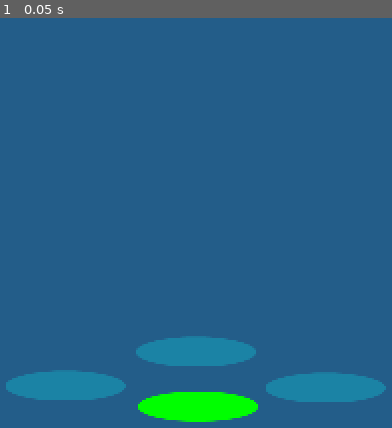
Above: before the commit, frame 1.
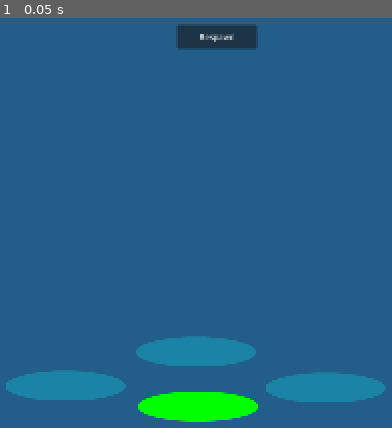
Above: after the commit, the same moment.

Repository: uplord/game-uplord
Game: Godot game, scene res://Stages/TestTown/Scenes/Scene1.tscn
The game is run twice, just before and just after one commit, with the same random seed, the same clock (stepped at 60 frames per second) and the same inputs. This scene is started directly instead of the project's main scene.
Inputs:
- Up to frame 1 (0.05 s): no input

The runs differ from the first frame. In frame 1, 1.3% of the frame differs, in the area x 44-66%, y 1-8%.
Error before the commit: Invalid access to property or key 'server_lost' on a base object of type 'Nil'. (res://Utilities/Game/GameManager/GameManager.gd:13)

Commit message:
feat: save progress

Diff:
--- a/Entities/Player/Player.gd
+++ b/Entities/Player/Player.gd
@@ -45,6 +45,12 @@
 		# ✅ only flip when actually moving
 		if abs(velocity.x) > 5:
 			body.scale.x = 1 if velocity.x < 0 else -1
+
+		ServerManager.send_to_server({
+			"type": "c_move_player",
+			"position": velocity,
+			"direction": body.scale.x,
+		})
 	else:
 		velocity = Vector2.ZERO
 
@@ -53,27 +59,14 @@
 	velocity = Vector2.ZERO
 	has_target = false
 
+func get_direction():
+	return body.scale.x
 
 # -------------------------
 # RESPawn FIXED
 # -------------------------
 func respawn(spawn_position: Vector2):
-	movement_enabled = false
-	spawn_protection = true
-
 	global_position = spawn_position
-	stop_movement()
-
-	set_facing(Vector2(1, 0)) # force LEFT on respawn
-
-	lock_teleport()
-
-	await get_tree().create_timer(0.2).timeout
-
-	spawn_protection = false
-	unlock_teleport()
-	movement_enabled = true
-
 
 # -------------------------
 # TELEPORT CONTROL
--- /dev/null
+++ b/Entities/RemotePlayer/RemotePlayer.gd
@@ -0,0 +1,6 @@
+extends Node2D
+
+@onready var body = $Model/Body
+
+func _ready():
+	pass
--- /dev/null
+++ b/Entities/RemotePlayer/RemotePlayer.tscn
@@ -0,0 +1,16 @@
+[gd_scene format=3 uid="uid://dcvpvvfno2yyb"]
+
+[ext_resource type="Script" uid="uid://cee2qvkd2ut01" path="res://Entities/RemotePlayer/RemotePlayer.gd" id="1_xx3ee"]
+[ext_resource type="Texture2D" uid="uid://cg5dbrs73ahlg" path="res://Entities/Items/Classes/Temp/Art/armour.png" id="2_lkt0a"]
+
+[node name="Player" type="Node2D" unique_id=2069247346]
+script = ExtResource("1_xx3ee")
+
+[node name="Model" type="Node2D" parent="." unique_id=1385571394]
+scale = Vector2(0.25, 0.25)
+
+[node name="Body" type="Node2D" parent="Model" unique_id=1281244017]
+
+[node name="Armour" type="Sprite2D" parent="Model/Body" unique_id=1413598600]
+texture = ExtResource("2_lkt0a")
+offset = Vector2(0, -677)
--- a/Entities/Teleports/Teleport/Teleport.gd
+++ b/Entities/Teleports/Teleport/Teleport.gd
@@ -22,10 +22,11 @@
 		dir = Vector2.LEFT
 
 	get_tree().create_timer(0.0).timeout.connect(func():
-		SceneManager.teleport_player(
-			target_stage,
-			target_scene,
-			target_teleport,
-			dir
-		)
+		print("teleport_player")
+		#SceneManager.teleport_player(
+			#target_stage,
+			#target_scene,
+			#target_teleport,
+			#dir
+		#)
 	)
--- a/Stages/ConfigRoom/Scenes/Scene1.tscn
+++ b/Stages/ConfigRoom/Scenes/Scene1.tscn
@@ -21,8 +21,6 @@
 target_stage = "StarterTown"
 target_scene = "Scene1"
 
-[node name="Player" type="Node2D" parent="." unique_id=1604061505]
-
 [node name="Button" type="Button" parent="." unique_id=317524561]
 custom_minimum_size = Vector2(120, 48)
 offset_left = 1180.0
--- a/Stages/StarterTown/Scenes/Scene1.tscn
+++ b/Stages/StarterTown/Scenes/Scene1.tscn
@@ -33,5 +33,3 @@
 [node name="Teleport3" parent="Teleports" unique_id=2092888474 instance=ExtResource("3_bg2oo")]
 position = Vector2(1406, 388)
 target_scene = "Scene2"
-
-[node name="Player" type="Node2D" parent="." unique_id=1232717083]
--- a/Stages/StarterTown/Scenes/Scene2.tscn
+++ b/Stages/StarterTown/Scenes/Scene2.tscn
@@ -24,5 +24,3 @@
 target_stage = "TestTown"
 target_scene = "Scene1"
 target_teleport = ""
-
-[node name="Player" type="Node2D" parent="." unique_id=1083661610]
--- a/Stages/TestTown/Scenes/Scene1.tscn
+++ b/Stages/TestTown/Scenes/Scene1.tscn
@@ -4,6 +4,13 @@
 [ext_resource type="Texture2D" uid="uid://coqsknhmn6mhb" path="res://Stages/TestTown/Art/scene-1.png" id="1_o1isr"]
 [ext_resource type="PackedScene" uid="uid://wpsjxeghnhop" path="res://Entities/Teleports/SpawnPoint/SpawnPoint.tscn" id="2_npn0u"]
 [ext_resource type="PackedScene" uid="uid://cqwg4n44fyn5t" path="res://Entities/Teleports/Teleport/Teleport.tscn" id="3_jus1r"]
+
+[sub_resource type="GDScript" id="GDScript_o1isr"]
+script/source = "extends Button
+
+func _pressed():
+	SceneManager.respawn_player()
+"
 
 [node name="Scene1" type="Node2D" unique_id=321670176]
 script = ExtResource("1_npn0u")
@@ -32,4 +39,11 @@
 [node name="SpawnPoint3" parent="SpawnPoints" unique_id=1757801471 instance=ExtResource("2_npn0u")]
 position = Vector2(1059, 772)
 
-[node name="Player" type="Node2D" parent="." unique_id=1604061505]
+[node name="Button2" type="Button" parent="." unique_id=396676937]
+custom_minimum_size = Vector2(160, 48)
+offset_left = 762.0
+offset_top = 46.0
+offset_right = 922.0
+offset_bottom = 94.0
+text = "Respawn"
+script = SubResource("GDScript_o1isr")
--- a/Utilities/Game/GameManager/GameManager.gd
+++ b/Utilities/Game/GameManager/GameManager.gd
@@ -7,17 +7,13 @@
 
 func _ready():
 	SceneManager.setup(container)
-
 	ui.visible = false
 
 	ServerManager.server_lost.connect(_on_server_lost)
+	ServerManager.server_ready.connect(_on_server_ready)
 
 	if ServerManager.is_ready():
-		SceneManager.load_stage()
-		return
-
-	ServerManager.server_ready.connect(_on_server_ready)
-
+		_on_server_ready()
 
 func _on_server_ready():
 	if stage_loaded:
--- a/Utilities/Game/ServerManager/ServerManager.gd
+++ b/Utilities/Game/ServerManager/ServerManager.gd
@@ -8,8 +8,10 @@
 
 var peer: ENetMultiplayerPeer
 var is_server: bool = false
+
 var connected_clients: Dictionary = {}
 var remote_players: Dictionary = {}
+var scene_data: Dictionary = {}
 
 var hb_timer: Timer
 var connected: bool = false
@@ -119,6 +121,16 @@
 func broadcast(data: Dictionary) -> void:
 	_send(data, 0)
 
+# SERVER → ALL CLIENTS EXCEPT ONE
+func broadcast_except(excluded_id: int, data: Dictionary) -> void:
+	if peer == null:
+		return
+
+	for client_id in connected_clients.keys():
+		if client_id == excluded_id:
+			continue
+
+		_send(data, client_id)
 
 # -------------------------
 # SERVER
@@ -141,9 +153,10 @@
 		"c_handshake":
 			print("Handshake: ", client_id)
 			connected_clients[client_id] = 0.0
+			remote_players[client_id] = {}
 
 			send_to_client(client_id, {
-				"type": "s_handshake_ack"
+				"type": "s_handshake_ack",
 			})
 
 		"c_heartbeat":
@@ -154,22 +167,30 @@
 			print("Client requested leave: ", client_id)
 			handle_disconnect(client_id, "requested leave")
 
-		"c_msg":
-			print("Client message: ", data.text)
-
-		"c_private_msg":
-			print("Private request from: ", client_id)
+		"c_spawn_player":
+			var spawn_position = SceneManager.spawn_player_random_unused()
+			print("c_spawn_player", data)
+			remote_players[client_id] = {
+				"position": spawn_position,
+				"direction": SceneManager.player.get_direction()
+			}
+
 			send_to_client(client_id, {
-				"type": "s_private_msg",
-				"text": data.text
+				"type": "s_spawn_player",
+				"spawn_position": spawn_position,
 			})
 
-		"c_msg_all":
-			print("All message: ", data.text)
 			broadcast({
-				"type": "s_msg",
-				"text": data.text
+				"type": "s_remote_players",
+				"remote_players": remote_players,
 			})
+
+
+		"c_move_player":
+			remote_players[client_id] = {
+				"position": data.position,
+				"direction": data.direction,
+			}
 
 
 func check_heartbeats():
@@ -234,32 +255,12 @@
 		"s_remove":
 			print("Server removed peer: ", data.id)
 
-		"s_private_msg":
-			print("Private message: ", data.text)
-
-		"s_msg":
-			print("Server message: ", data.text)
-
-
-# -------------------------
-# UI BUTTONS
-# -------------------------
-#func _on_button_pressed() -> void:
-#	if connected:
-#		send_to_server({
-#			"type": "c_msg",
-#			"text": "Testing"
-#		})
-#
-#func _on_button_2_pressed() -> void:
-#	if connected:
-#		send_to_server({
-#			"type": "c_private_msg",
-#			"text": "Testing"
-#		})
-#
-#func _on_button_3_pressed() -> void:
-#	send_to_server({
-#		"type": "c_msg_all",
-#		"text": "Testing2"
-#	})
+		"s_spawn_player":
+			SceneManager.player.reset_teleport_state()
+			SceneManager.player.respawn(data.spawn_position)
+			SceneManager.player.stop_movement()
+			SceneManager.player.set_facing(Vector2(1, 0))
+
+		"s_remote_players":
+			print("remote_players: ", data.remote_players)
+			SceneManager.load_remote_players(data.remote_players)
--- a/Utilities/World/SceneManager/SceneManager.gd
+++ b/Utilities/World/SceneManager/SceneManager.gd
@@ -1,6 +1,4 @@
 extends Node
-
-@onready var world_container = $World
 
 @export var current_stage: String = "StarterTown"
 @export var current_scene: String = "Scene1"
@@ -12,7 +10,7 @@
 var selected_stage: Node
 
 var player_scene = preload("res://Entities/Player/Player.tscn")
-var remote_player_scene = preload("res://Entities/Player/Player.tscn")
+var remote_player_scene = preload("res://Entities/RemotePlayer/RemotePlayer.tscn")
 var player: Node2D
 
 var scene_transitioning := false
@@ -60,33 +58,36 @@
 	# -------------------------
 	# PLAYER SETUP
 	# -------------------------
+
 	if player == null:
 		player = player_scene.instantiate()
 		player.add_to_group("player")
-
+#
 	var player_parent = selected_stage.get_node_or_null("Player")
-
+	if player_parent == null:
+		player_parent = Node2D.new()
+		player_parent.name = "Player"
+		selected_stage.add_child(player_parent)
+#
 	if player_parent == null:
 		push_warning("Missing Player node in stage: " + current_stage)
 		player_parent = selected_stage
 
 	if player.get_parent():
 		player.get_parent().remove_child(player)
-
+#
 	player_parent.add_child(player)
 	selected_stage.set_player(player)
-
+#
 	player.reset_teleport_state()
 
 	# -------------------------
 	# SPAWN
 	# -------------------------
 	if spawn_position == Vector2.INF:
-		spawn_position = spawn_player_random_unused()
+		ServerManager.send_to_server({ "type": "c_spawn_player" })
 
-	player.global_position = spawn_position
-
-	# unlock after short delay
+	### unlock after short delay
 	get_tree().create_timer(0.2).timeout.connect(func():
 		scene_transitioning = false
 	)
@@ -98,7 +99,7 @@
 		return Vector2.ZERO
 
 	var spawn_parent = selected_stage.get_node_or_null("SpawnPoints")
-	if spawn_parent == null:
+	if spawn_parent == null :
 		return Vector2.ZERO
 
 	var available = []
@@ -123,101 +124,25 @@
 
 	load_stage(Vector2.INF)
 
-	await get_tree().process_frame
+func load_remote_players(remote_players):
+	var remote_player_parent = selected_stage.get_node_or_null("RemotePlayers")
+	if remote_player_parent == null:
+		remote_player_parent = Node2D.new()
+		remote_player_parent.name = "RemotePlayers"
+		selected_stage.add_child(remote_player_parent)
 
-	var spawn_pos = spawn_player_random_unused()
+	for client_id in remote_players.keys():
+		var player_data = remote_players[client_id]
+		var remote_player = remote_player_scene.instantiate()
+		remote_player.name = "RemotePlayer_%d" % client_id
 
-	if player:
-		player.reset_teleport_state()
-		player.respawn(spawn_pos)
-		player.stop_movement()
-		player.set_facing(Vector2(1, 0))
-
-		ServerManager.send_to_server({
-			"type": "c_msg",
-			"text": "Respawn - %s - %s" % [current_stage, current_scene]
-		})
-
-
-func get_current_stage():
-	return current_stage
-
-
-func get_current_scene():
-	return current_scene
+		if player_data.has("position"):
+			remote_player.global_position = player_data.position
+		remote_player_parent.add_child(remote_player)
 
 # ==================================================
 # TELEPORT SYSTEM (NEW)
 # ==================================================
 
 func teleport_player(target_stage: String, target_scene: String, target_teleport: String, exit_direction := Vector2.RIGHT):
-	if scene_transitioning:
-		return
-
-	if player == null:
-		return
-
-	if player.spawn_protection or not player.can_teleport:
-		return
-
-	player.lock_teleport()
-	player.stop_movement()
-
-	var stage = target_stage if target_stage != "" else current_stage
-	var scene = target_scene if target_scene != "" else current_scene
-
-	ServerManager.send_to_server({
-		"type": "c_msg",
-		"text": "Teleport - %s - %s" % [stage, scene]
-	})
-
-	# -------------------------
-	# SCENE CHANGE
-	# -------------------------
-	if stage != current_stage or scene != current_scene:
-		current_stage = stage
-		current_scene = scene
-
-		var new_stage = load_stage(Vector2.INF)
-
-		var pos = resolve_position(new_stage, target_teleport)
-		player.global_position = pos
-
-	# -------------------------
-	# SAME SCENE TELEPORT
-	# -------------------------
-	else:
-		var pos = resolve_position(selected_stage, target_teleport)
-		player.global_position = pos
-
-	# -------------------------
-	# EXIT DIRECTION
-	# -------------------------
-	player.set_facing(exit_direction)
-
-	await get_tree().process_frame
-	await get_tree().process_frame
-
-	await get_tree().create_timer(0.3).timeout
-	player.unlock_teleport()
-
-
-func resolve_position(node: Node, teleport_name: String) -> Vector2:
-	if teleport_name == null or teleport_name == "":
-		return spawn_player_random_unused()
-
-	var receiver = node.find_child(teleport_name, true, false)
-	if receiver:
-		return receiver.global_position
-
-	return resolve_fallback_spawn(node)
-
-
-func resolve_fallback_spawn(node: Node) -> Vector2:
-	var spawn_parent = node.get_node_or_null("SpawnPoints")
-	if spawn_parent:
-		for s in spawn_parent.get_children():
-			if s is Area2D:
-				return s.global_position
-
-	return Vector2.ZERO
+	print("teleport_player")
--- a/Utilities/World/SceneManager/SceneManager.tscn
+++ b/Utilities/World/SceneManager/SceneManager.tscn
@@ -1,24 +1,3 @@
-[gd_scene format=3 uid="uid://ctabriy8c3tmk"]
-
-[ext_resource type="Script" uid="uid://nagkfeikftwl" path="res://Utilities/World/SceneManager/SceneManager.gd" id="1_fhadj"]
-
-[sub_resource type="GDScript" id="GDScript_bh47u"]
-script/source = "extends Button
-
-func _pressed():
-	SceneManager.respawn_player()
-"
+[gd_scene format=3 uid="uid://djwxfbgtma8gk"]
 
 [node name="SceneManager" type="Node" unique_id=309241273]
-script = ExtResource("1_fhadj")
-
-[node name="World" type="Node" parent="." unique_id=1126608124]
-
-[node name="Button2" type="Button" parent="." unique_id=593927288]
-custom_minimum_size = Vector2(160, 48)
-offset_left = 762.0
-offset_top = 46.0
-offset_right = 922.0
-offset_bottom = 94.0
-text = "Respawn"
-script = SubResource("GDScript_bh47u")
--- /dev/null
+++ b/Utilities/World/SceneManager/old.gd
@@ -0,0 +1,83 @@
+extends Node
+
+
+# Called when the node enters the scene tree for the first time.
+func _ready() -> void:
+	pass # Replace with function body.
+
+
+# Called every frame. 'delta' is the elapsed time since the previous frame.
+func _process(delta: float) -> void:
+	pass
+
+func teleport_player(target_stage: String, target_scene: String, target_teleport: String, exit_direction := Vector2.RIGHT):
+	print("teleport_player")
+	#if scene_transitioning:
+		#return
+#
+	#if player == null:
+		#return
+#
+	#if player.spawn_protection or not player.can_teleport:
+		#return
+#
+	#player.lock_teleport()
+	#player.stop_movement()
+#
+	#var stage = target_stage if target_stage != "" else current_stage
+	#var scene = target_scene if target_scene != "" else current_scene
+	#
+	#ServerManager.send_to_server({
+		#"type": "c_msg",
+		#"text": "Teleport - %s - %s" % [stage, scene]
+	#})
+#
+	## -------------------------
+	## SCENE CHANGE
+	## -------------------------
+	#if stage != current_stage or scene != current_scene:
+		#current_stage = stage
+		#current_scene = scene
+#
+		#var new_stage = load_stage(Vector2.INF)
+#
+		#var pos = resolve_position(new_stage, target_teleport)
+		#player.global_position = pos
+#
+	## -------------------------
+	## SAME SCENE TELEPORT
+	## -------------------------
+	#else:
+		#var pos = resolve_position(selected_stage, target_teleport)
+		#player.global_position = pos
+#
+	## -------------------------
+	## EXIT DIRECTION
+	## -------------------------
+	#player.set_facing(exit_direction)
+#
+	#await get_tree().process_frame
+#
+	#await get_tree().create_timer(0.3).timeout
+	#player.unlock_teleport()
+
+
+#func resolve_position(node: Node, teleport_name: String) -> Vector2:
+	#if teleport_name == null or teleport_name == "":
+		#return spawn_player_random_unused()
+#
+	#var receiver = node.find_child(teleport_name, true, false)
+	#if receiver:
+		#return receiver.global_position
+#
+	#return resolve_fallback_spawn(node)
+
+
+#func resolve_fallback_spawn(node: Node) -> Vector2:
+	#var spawn_parent = node.get_node_or_null("SpawnPoints")
+	#if spawn_parent:
+		#for s in spawn_parent.get_children():
+			#if s is Area2D:
+				#return s.global_position
+#
+	#return Vector2.ZERO
--- a/project.godot
+++ b/project.godot
@@ -17,9 +17,8 @@
 
 [autoload]
 
-SceneManager="*uid://ctabriy8c3tmk"
-GameManager="*uid://dfsxma8jlju08"
 ServerManager="*uid://bexs8xgecrhsf"
+SceneManager="*uid://nagkfeikftwl"
 
 [display]
 
